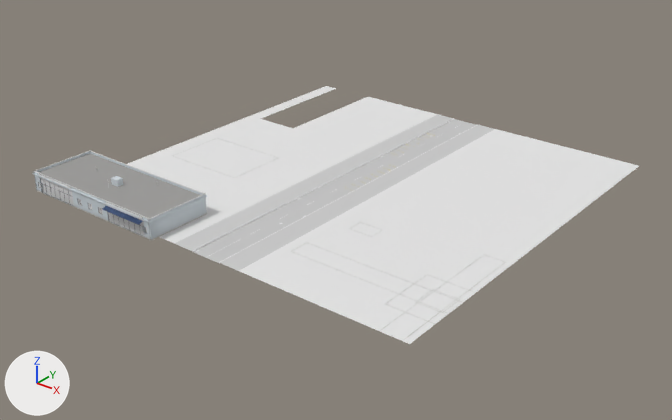
An edit to the glTF model dushanbe_city/assets/city/chunks/chunk_4_2.glb, drawn before and after from the same camera.
Before and after are seen from a 50 mm camera at (274.1, -112.9, 90.9) aimed at (149.3, 43.1, -5.8). Lighting does not change. The marker at lower left points along +X, +Y and +Z. The first picture is the older version. Objects named as collision shapes, trigger or cutter boxes, shadow casters or lower levels of detail are left out. Vertices at exactly the same position are counted once.

The older version as bpy lines, for what is in view:
```python
me_base = bpy.data.meshes.new('base')
me_base.from_pydata(...)  # 867 vertices, 816 faces; spans x -54.2..50.0, y -53.3..50.0, z -0.1..6.1
me_base.materials.append(mat_asphalt)
me_base.materials.append(mat_asphalt_yard)
me_base.materials.append(mat_concrete)
me_base.materials.append(mat_curb)
me_base.materials.append(mat_fabric)
me_base.materials.append(mat_glass)
me_base.materials.append(mat_grate)
me_base.materials.append(mat_gravel)
me_base.materials.append(mat_lawn)
me_base.materials.append(mat_manhole)
me_base.materials.append(mat_metal_galv)
me_base.materials.append(mat_plaza)
me_base.materials.append(mat_plinth)
me_base.materials.append(mat_road_paint)
me_base.materials.append(mat_roof_flat)
me_base.materials.append(mat_sidewalk)
me_base.materials.append(mat_sign)
me_base.materials.append(mat_soil)
me_base.materials.append(mat_wall_travertine)
ob_base = bpy.data.objects.new('base', me_base)
ob_base.location = (150.0, 50.0, 0.0)
```
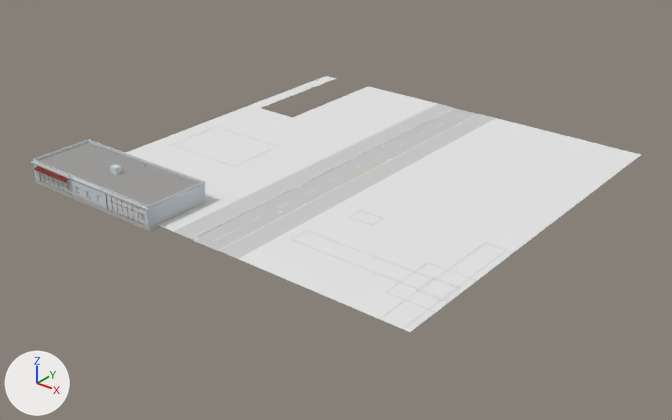
Boxes [x1, y1, x2, y2] around the edits, measured in the pictures (672 x 420 px; the box of a moved part takes in the faces that stretch with it):
```json
{"object": "base", "change": "reshaped", "before": [32, 86, 639, 344], "after": [31, 76, 641, 332]}
{"part": 1, "of": "me_base", "change": "moved or reshaped", "before": [32, 173, 207, 223], "after": [31, 161, 206, 210]}
{"part": 2, "of": "me_base", "change": "moved or reshaped", "before": [416, 289, 460, 313], "after": [416, 277, 461, 301]}
{"part": 3, "of": "me_base", "change": "moved or reshaped", "before": [41, 178, 74, 205], "after": [41, 173, 72, 193]}
{"part": 4, "of": "me_base", "change": "moved or reshaped", "before": [108, 212, 145, 236], "after": [106, 194, 144, 224]}
{"part": 5, "of": "me_base", "change": "rebuilt", "before": [34, 172, 207, 239], "after": [35, 178, 206, 232], "on screen": "19% shorter"}
{"part": 6, "of": "me_base", "change": "rebuilt", "before": [220, 125, 639, 344], "after": [219, 114, 641, 332]}
{"part": 7, "of": "me_base", "change": "rebuilt", "before": [127, 86, 454, 251], "after": [126, 76, 454, 239]}
{"part": 8, "of": "me_base", "change": "rebuilt", "before": [194, 119, 476, 263], "after": [193, 108, 477, 251]}
{"part": 9, "of": "me_base", "change": "deleted", "before": [37, 88, 505, 341]}
{"part": 10, "of": "me_base", "change": "built on", "before": [35, 151, 205, 219], "after": [33, 114, 507, 329]}
{"part": 11, "of": "me_base", "change": "added", "after": [258, 78, 330, 104]}
```

Edits to the scene script, one JSON object a line:
```json
{"block": "me_base", "where": "# used by ob_base; location = (150.0, 50.0, 0.0)"}
{"op": "remove", "block": "me_base", "code": "me_base.from_pydata(...)  # 867 vertices, 816 faces; spans x -54.2..50.0, y -53.3..50.0, z -0.1..6.1"}
{"op": "add", "block": "me_base", "code": "me_base.from_pydata(...)  # 1214 vertices, 1304 faces; spans x -54.2..50.0, y -53.3..50.0, z 2.2..9.0"}
{"block": "me_base", "change": "me_base part 1: the loose piece of 24 vertices spanning x -54.2..-13.8, y -52.2..-35.8, z 4.4..4.6 is moved by (0.0, 0.0, 2.9)"}
{"block": "me_base", "change": "me_base part 2: the loose piece of 24 vertices spanning x 43.0..49.0, y -38.0..-32.0, z 0.1..0.2 is moved by (0.0, 0.0, 2.6)"}
{"block": "me_base", "change": "me_base part 3: the loose piece of 4 vertices spanning x -52.0..-40.0, y -51.8, z 0.2..4.0 is moved by (0.0, 0.0, 2.9)"}
{"block": "me_base", "change": "me_base part 4: the loose piece of 4 vertices spanning x -28.0..-16.0, y -51.8, z 0.2..4.0 is moved by (0.0, 0.0, 2.9)"}
{"block": "me_base", "change": "me_base part 5: the loose piece of 174 vertices spanning x -54.0..-14.0, y -52.0..-36.0, z 0.2..5.1 is rebuilt with 22 vertices and now spans x -54.0..-14.0, y -52.0..-36.0, z 2.2..3.4, in mat_plinth"}
{"block": "me_base", "change": "me_base part 6: the loose piece of 82 vertices spanning x 3.8..50.0, y -50.0..50.0, z 0.2 is rebuilt with 192 vertices and now spans x 3.8..50.0, y -50.0..50.0, z 2.6..3.3"}
{"block": "me_base", "change": "me_base part 7: the loose piece of 75 vertices spanning x -50.0..-3.8, y -50.0..50.0, z 0.2 is rebuilt with 172 vertices and now spans x -50.0..-3.8, y -50.0..50.0, z 2.9..3.4"}
{"block": "me_base", "change": "me_base part 8: the loose piece of 4 vertices spanning x -3.8..3.8, y -50.0..50.0, z 0.0 is rebuilt with 20 vertices and now spans x -3.8..3.8, y -50.0..50.0, z 2.7..3.2"}
{"block": "me_base", "change": "me_base part 9: 47 loose pieces with 278 vertices, spanning x -54.0..50.0, y -53.3..48.0, z 0.0..6.1, are deleted"}
{"block": "me_base", "change": "me_base part 10: 36 vertices removed from x -54.0..-13.9, y -52.0..-36.0, z 4.4..5.1; 510 vertices added at x -54.0..50.0, y -53.3..47.2, z 2.6..9.0"}
{"block": "me_base", "change": "me_base part 11: 16 vertices added at x -50.0..-47.0, y 19.0..48.0, z 3.3..3.4"}
{"block": "me_base", "change": "other edits to the shape of me_base do not show in these pictures"}
```
